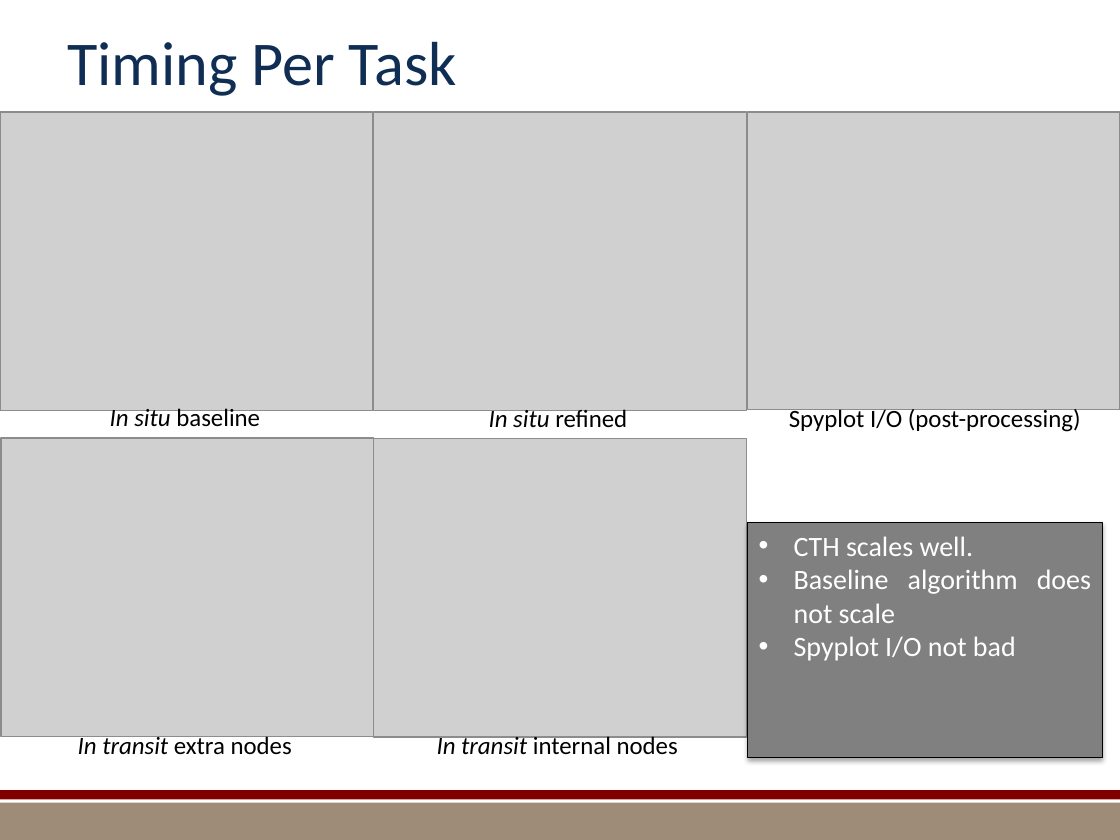
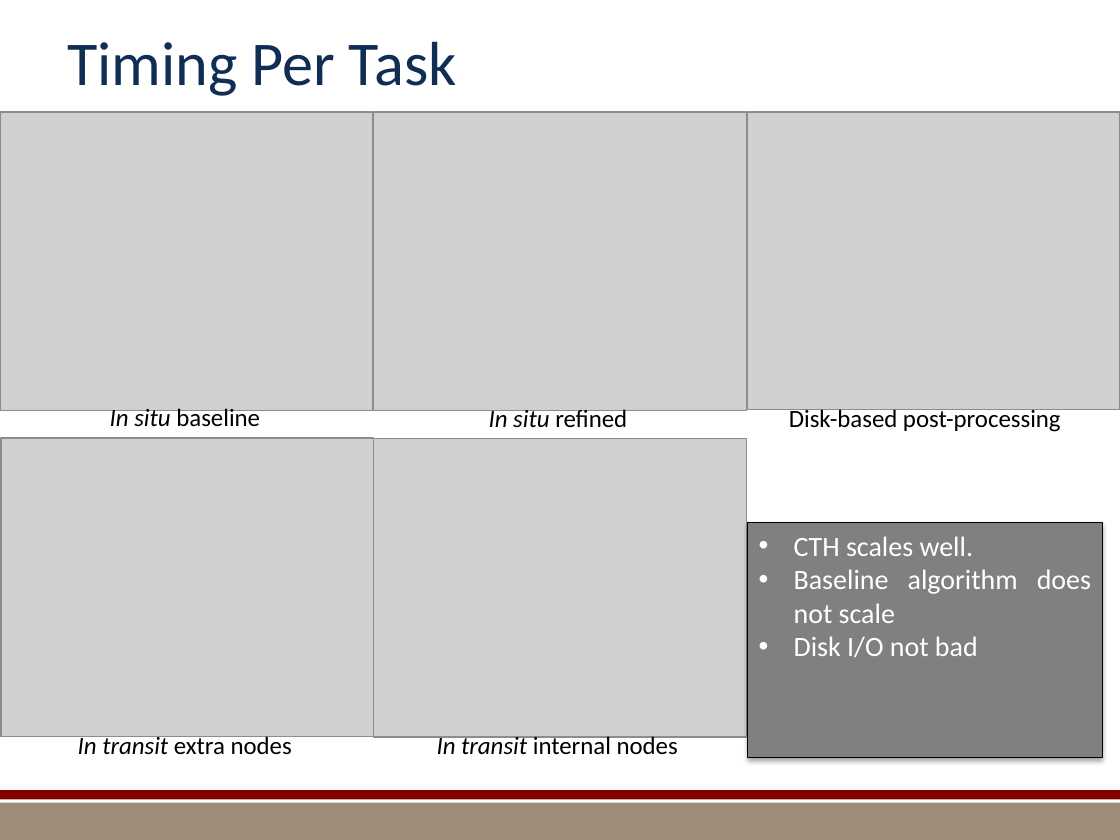
Before and after one commit to kmorel-papers/MilestoneFY13, a slide deck: slide 22 of Summary/SummarySlides.pptx. Drawn at 1120x840 pixels with LibreOffice and Linux fonts; fonts in the diff are those of the drawing; grey boxes stand for pictures; background and template pictures are left out. Boxes give left, top, right and bottom in pixels: in the first picture for what was removed or moved away, otherwise in the second. Text is boxed around its words. In the diff, an @@ line names an element or a change of style, - is before the commit and + after.

```diff
--- a/Summary/SummarySlides.pptx
+++ b/Summary/SummarySlides.pptx
@@ text at box(789, 407, 1061, 432): text changed @@
-Spyplot I/O (post-processing)
+Disk-based post-processing
@@ text in rectangle at box(794, 636, 978, 657): text changed @@
-• Spyplot I/O not bad
+• Disk I/O not bad
```
Also in this commit, not shown: 4 other slides changed.
